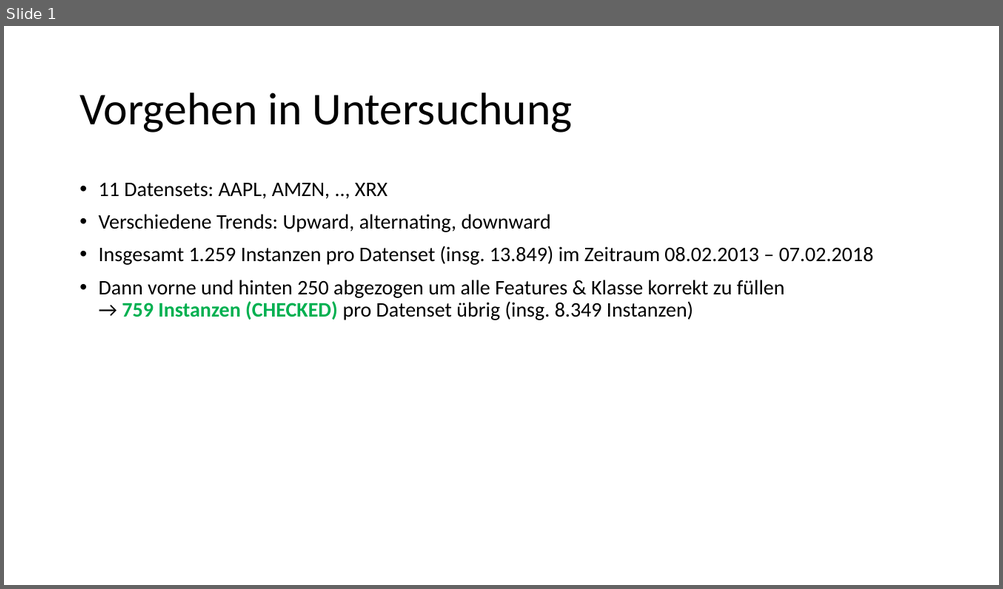
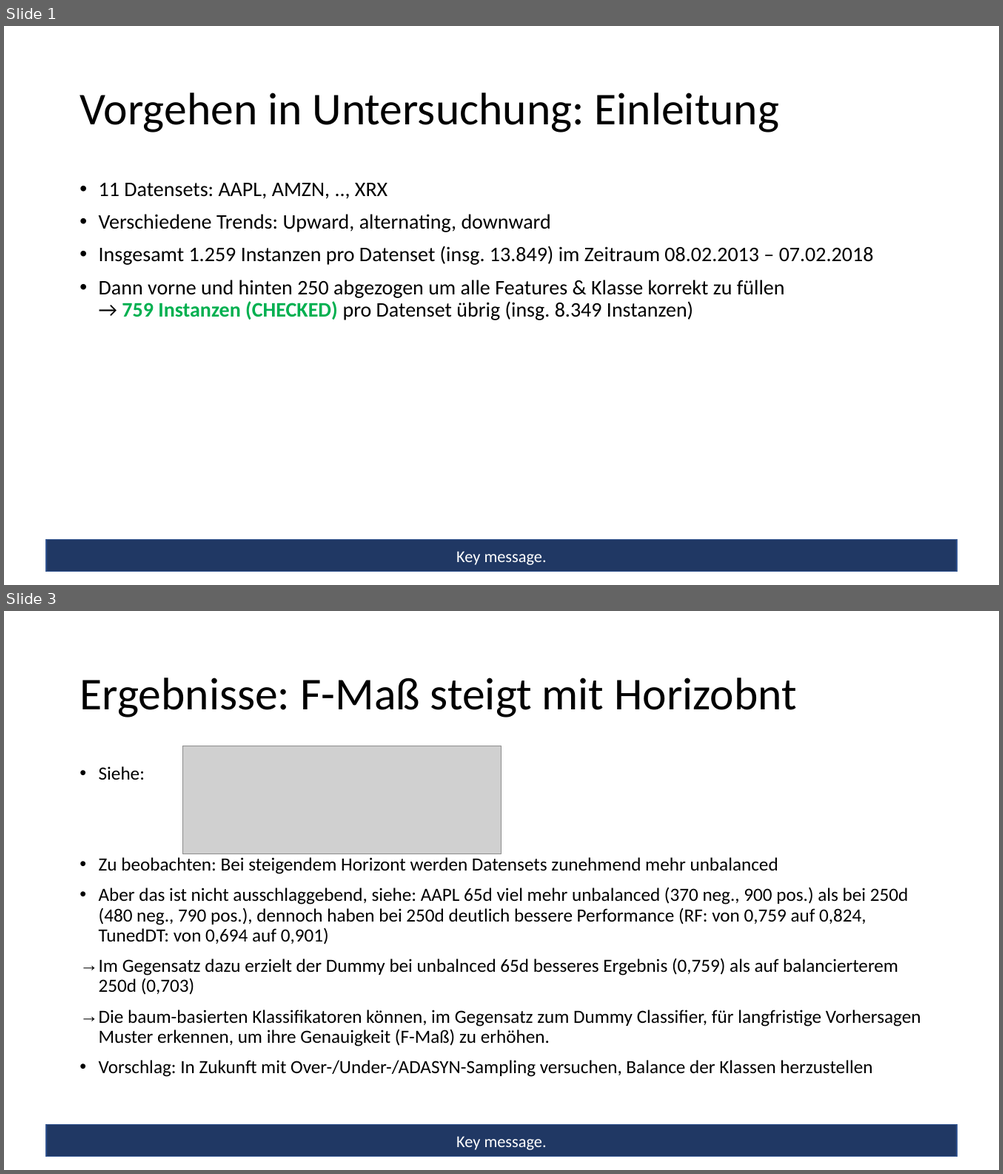
Before and after one commit to feschu/BSc-Thesis-ML, a slide deck: Notes/Dokumentation zum Vorgehen.pptx. Shown one above the other, each under a label of ours: slide 1 before the commit, slides 1 and 3 after it; the slides between them are not shown. The pictures are 1003x589 and 1003x1174 pixels, drawn with LibreOffice and Linux fonts; fonts in the diff are those of the drawing; grey boxes stand for pictures. Boxes give left, top, right and bottom in pixels: in the first picture for what was removed or moved away, otherwise in the second. Text is boxed around its words. In the diff, an @@ line names an element or a change of style, - is before the commit and + after.

```diff
--- a/Notes/Dokumentation zum Vorgehen.pptx
+++ b/Notes/Dokumentation zum Vorgehen.pptx
@@ slide 3 added at bbox=[4, 611, 999, 1170], background #FFFFFF @@
@@ title added at bbox=[79, 678, 797, 718], 44 pt, text #000000 @@
+Ergebnisse: F-Maß steigt mit Horizobnt
@@ picture added at bbox=[183, 746, 502, 854] @@
@@ text added at bbox=[99, 766, 921, 1077], 18 pt, text #000000 @@
+• Siehe:
+• Zu beobachten: Bei steigendem Horizont werden Datensets zunehmend mehr unbalanced
+• Aber das ist nicht ausschlaggebend, siehe: AAPL 65d viel mehr unbalanced (370 neg., 900 pos.) als bei 250d (480 neg., 790 pos.), dennoch haben bei 250d deutlich bessere Performance (RF: von 0,759 auf 0,824, TunedDT: von 0,694 auf 0,901)
+→ Im Gegensatz dazu erzielt der Dummy bei unbalnced 65d besseres Ergebnis (0,759) als auf balancierterem 250d (0,703)
+→ Die baum-basierten Klassifikatoren können, im Gegensatz zum Dummy Classifier, für langfristige Vorhersagen Muster erkennen, um ihre Genauigkeit (F-Maß) zu erhöhen.
+• Vorschlag: In Zukunft mit Over-/Under-/ADASYN-Sampling versuchen, Balance der Klassen herzustellen
@@ rectangle added at bbox=[45, 1125, 956, 1157], fill #203864, outline #325491 1 pt, 16 pt, text #FFFFFF @@
+Key message.
@@ slide 1 changed as well @@
@@ title at bbox=[79, 93, 780, 133]: text changed @@
-Vorgehen in Untersuchung
+Vorgehen in Untersuchung: Einleitung
@@ rectangle added at bbox=[45, 540, 956, 572], fill #203864, outline #325491 1 pt, 16 pt, text #FFFFFF @@
+Key message.
```
Also in this commit, not shown: 14 other slides added, 2 slides removed, 2 other files.
